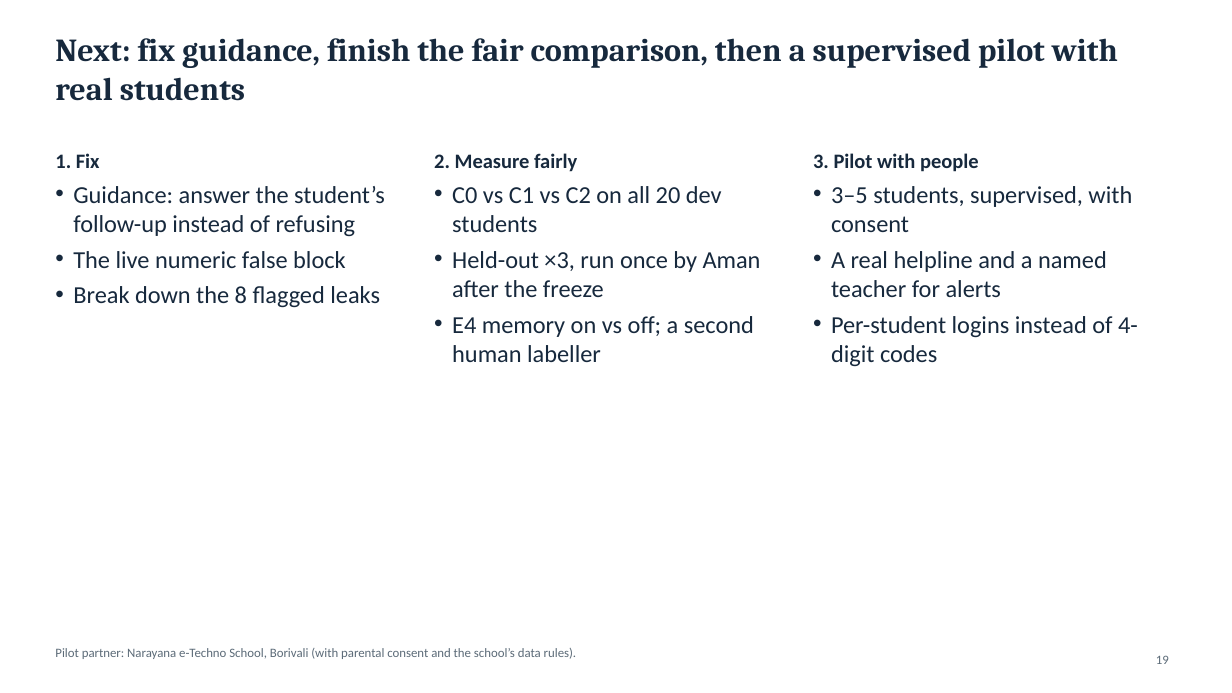
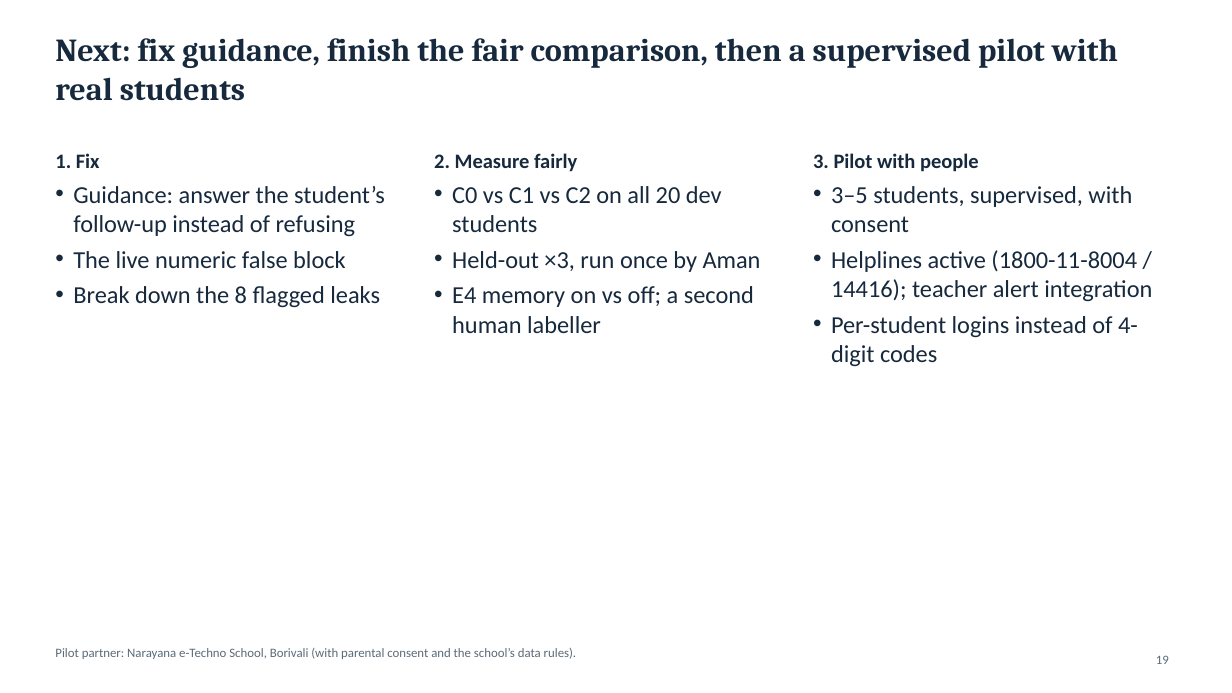
Before and after one commit to jileshl/Socratic, a slide deck: slide 19 of docs/Socratic_Tutor_Final_Presentation.pptx. Drawn at 1232x693 pixels with LibreOffice and Linux fonts; fonts in the diff are those of the drawing. Boxes give left, top, right and bottom in pixels: in the first picture for what was removed or moved away, otherwise in the second. Text is boxed around its words. In the diff, an @@ line names an element or a change of style, - is before the commit and + after.

```diff
--- a/docs/Socratic_Tutor_Final_Presentation.pptx
+++ b/docs/Socratic_Tutor_Final_Presentation.pptx
@@ text at [452, 251, 761, 272]: text changed @@
-• Held-out ×3, run once by Aman after the freeze
+• Held-out ×3, run once by Aman
@@ text at [831, 250, 1152, 301]: text changed @@
-• A real helpline and a named teacher for alerts
+• Helplines active (1800-11-8004 / 14416); teacher alert integration
```
Also in this commit, not shown: 5 other slides changed.
